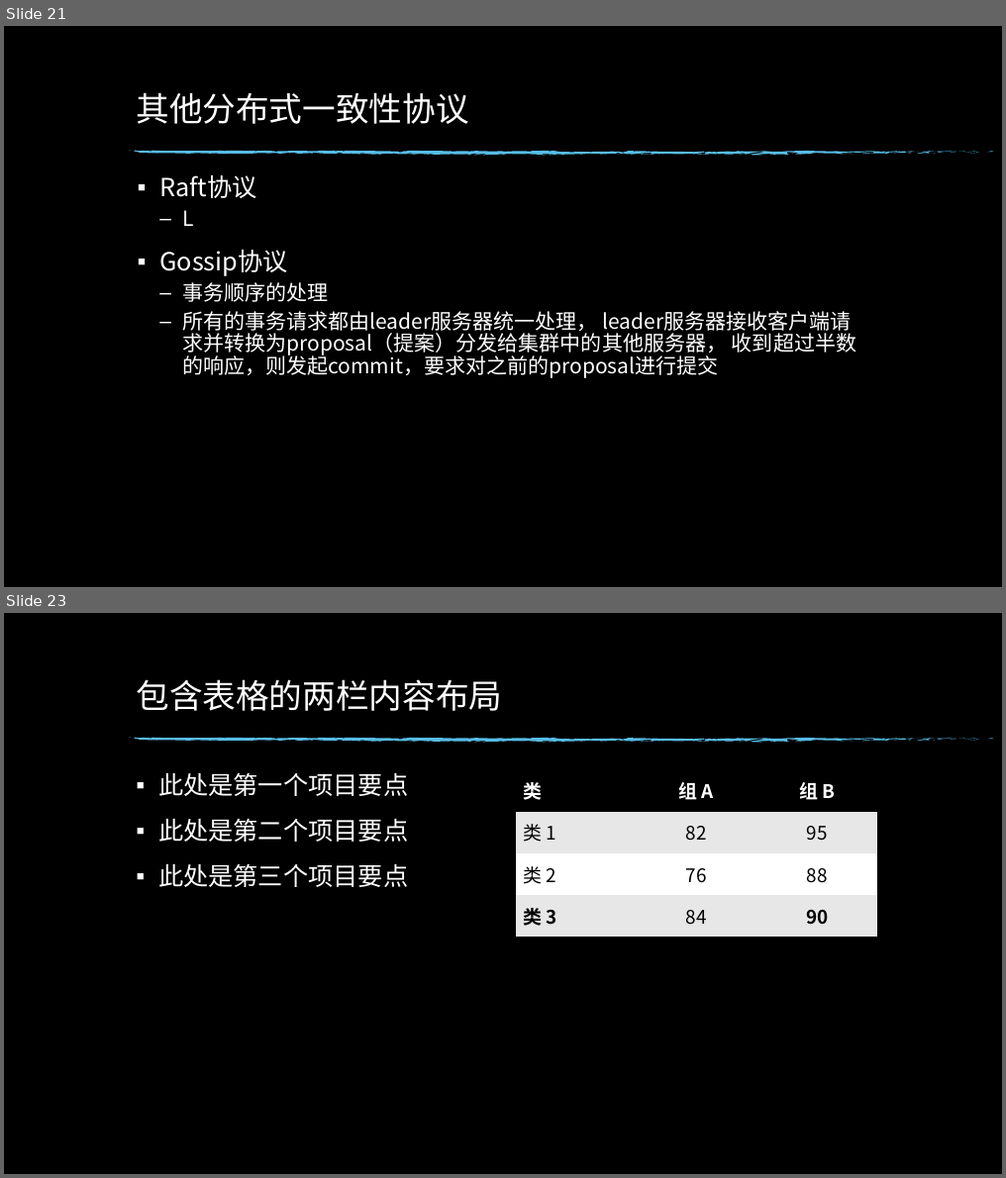
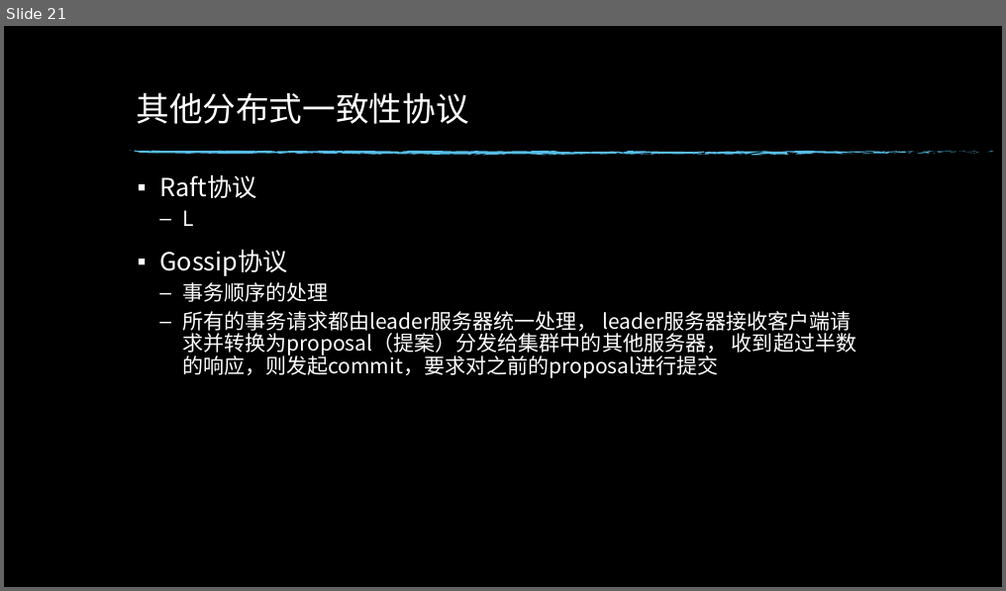
Before and after one commit to edwin1215/edwin, a slide deck: 分布式一致性原理.pptx. Shown one above the other, each under a label of ours: slides 21 and 23 before the commit, slide 21 after it; the slides between them are not shown. The pictures are 1006x1178 and 1006x591 pixels, drawn with LibreOffice and Linux fonts; fonts in the diff are those of the drawing; background and template pictures are left out. Boxes give left, top, right and bottom in pixels: in the first picture for what was removed or moved away, otherwise in the second. Text is boxed around its words. In the diff, an @@ line names an element or a change of style, - is before the commit and + after.

```diff
--- a/分布式一致性原理.pptx
+++ b/分布式一致性原理.pptx
@@ slide 23 removed at <box>4,613,1002,1174</box>, background picture (left out); not listed: 74 template elements that a slide beside it also shows @@
@@ title removed at <box>136,679,502,711</box> @@
-包含表格的两栏内容布局
@@ text removed at <box>158,772,408,887</box> @@
-▪ 此处是第一个项目要点
-▪ 此处是第二个项目要点
-▪ 此处是第三个项目要点
@@ table removed at <box>515,768,877,937</box>, 4 rows, 3 columns @@
-类 | 组 A | 组 B
-类 1 | 82 | 95
-类 2 | 76 | 88
-类 3 | 84 | 90
```
Also in this commit, not shown: 1 slide changed, 8 other slides removed.
